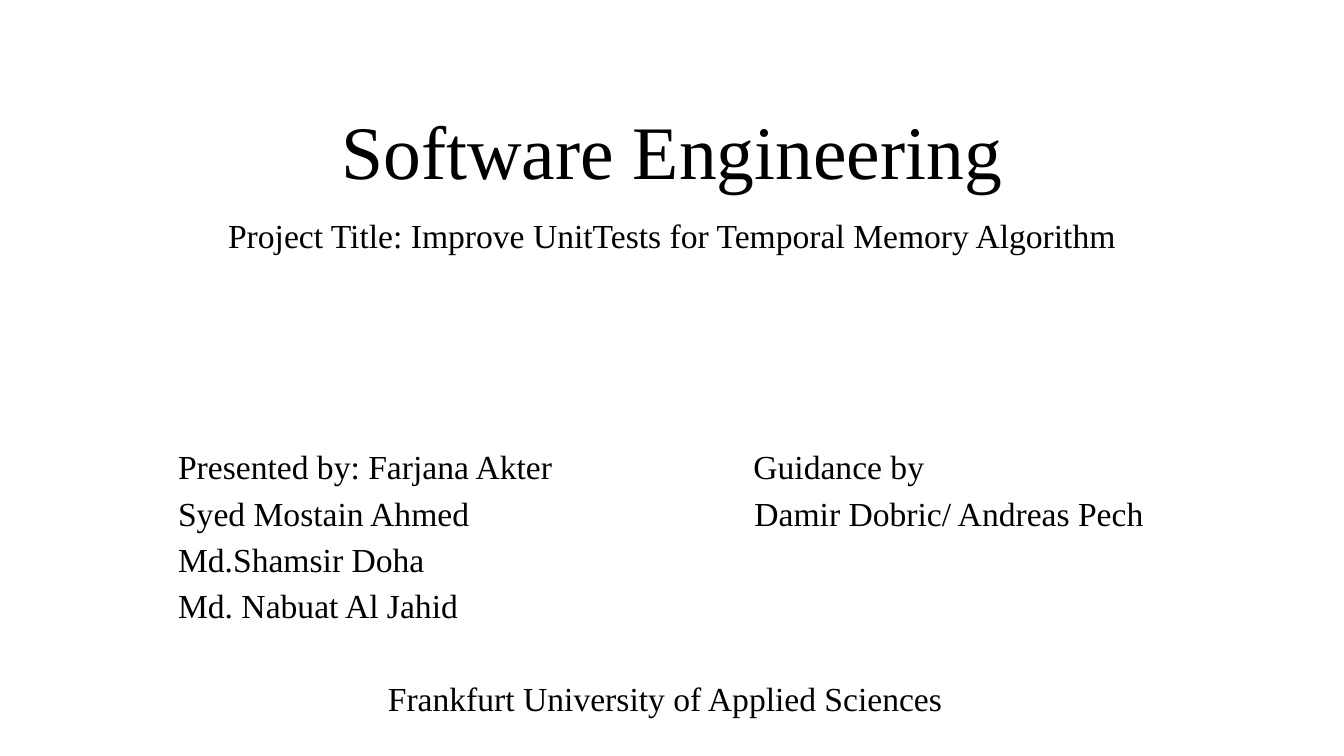
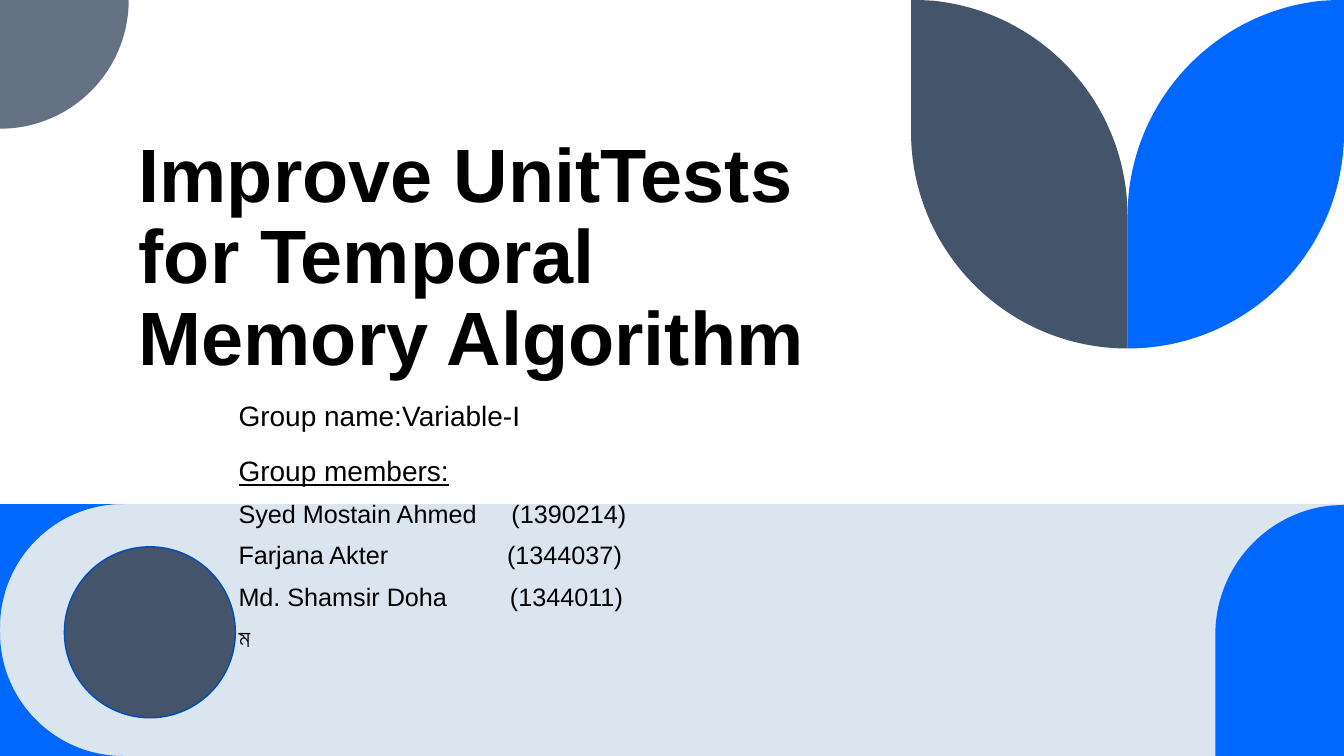
Before and after one commit to ddobric/neocortexapi, a slide deck: slide 1 of source/MySEProject/Documentation/Improve UnitTests for Temporal Memory Algorithm.pptx. Drawn at 1344x756 pixels with LibreOffice and Linux fonts; fonts in the diff are those of the drawing. Boxes give left, top, right and bottom in pixels: in the first picture for what was removed or moved away, otherwise in the second. Text is boxed around its words. In the diff, an @@ line names an element or a change of style, - is before the commit and + after.

Commit message:
pptx update

```diff
--- a/source/MySEProject/Documentation/Improve UnitTests for Temporal Memory Algorithm.pptx
+++ b/source/MySEProject/Documentation/Improve UnitTests for Temporal Memory Algorithm.pptx
@@ freeform shape added at [0,0,129,129], fill #637183 @@
@@ freeform shape added at [911,0,1128,348], fill #44546A @@
@@ freeform shape added at [1128,0,1344,348], fill #0068FF @@
@@ title at [139,147,804,379]: text changed; font Times New Roman to Arial; bold on @@
-Software Engineering
+Improve UnitTests for Temporal Memory Algorithm
@@ subtitle at [239,405,626,647]: text changed; size 24 to 18 pt; font Times New Roman to Arial @@
-Project Title: Improve UnitTests for Temporal Memory Algorithm
-Presented by: Farjana Akter Guidance by
-Syed Mostain Ahmed Damir Dobric/ Andreas Pech
-Md.Shamsir Doha
-Md. Nabuat Al Jahid
-Frankfurt University of Applied Sciences
+Group name:Variable-I
+Group members:
+Syed Mostain Ahmed (1390214)
+Farjana Akter (1344037)
+Md. Shamsir Doha (1344011)
+ম
@@ rectangle added at [0,504,1344,756], fill #DAE5EF @@
@@ freeform shape added at [0,504,123,627], fill #0068FF @@
@@ freeform shape added at [1216,505,1344,756], fill #0068FF @@
@@ ellipse added at [65,546,236,718], fill #44546A, outline #004DBD 1 pt @@
@@ freeform shape added at [0,633,123,756], fill #0068FF @@
```
Also in this commit, not shown: 1 other slide changed, 8 slides added.
